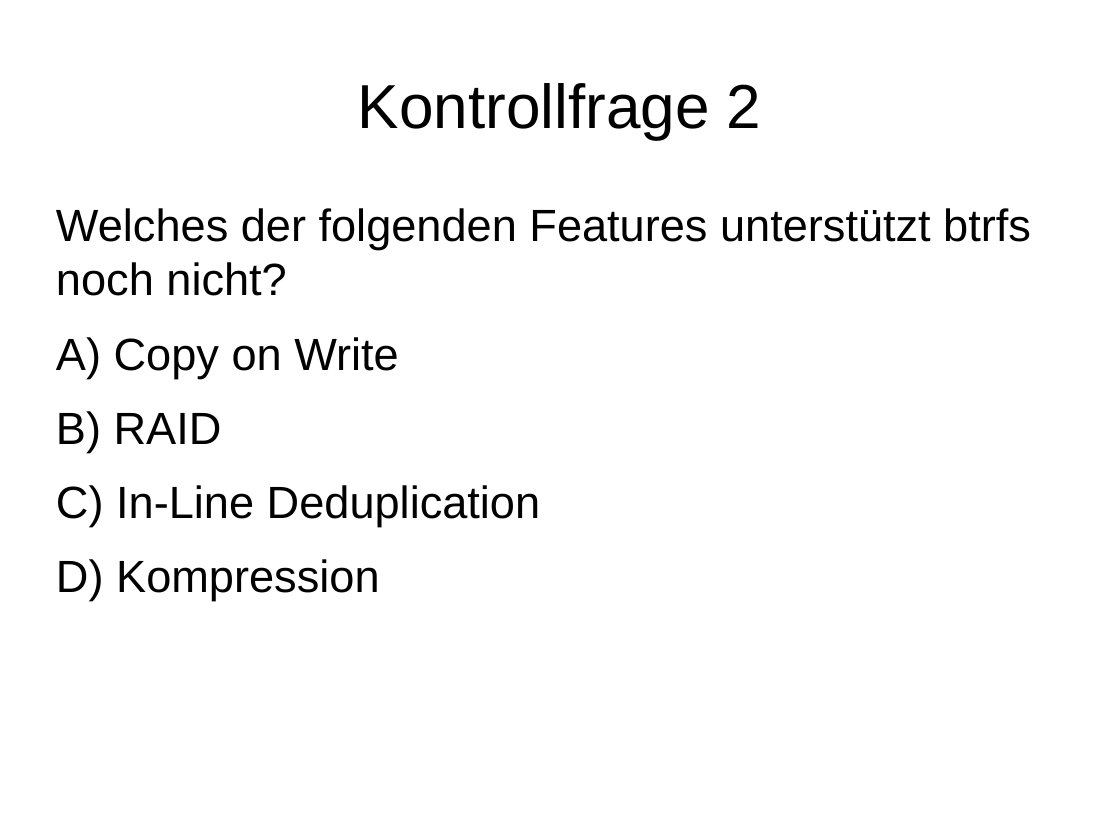
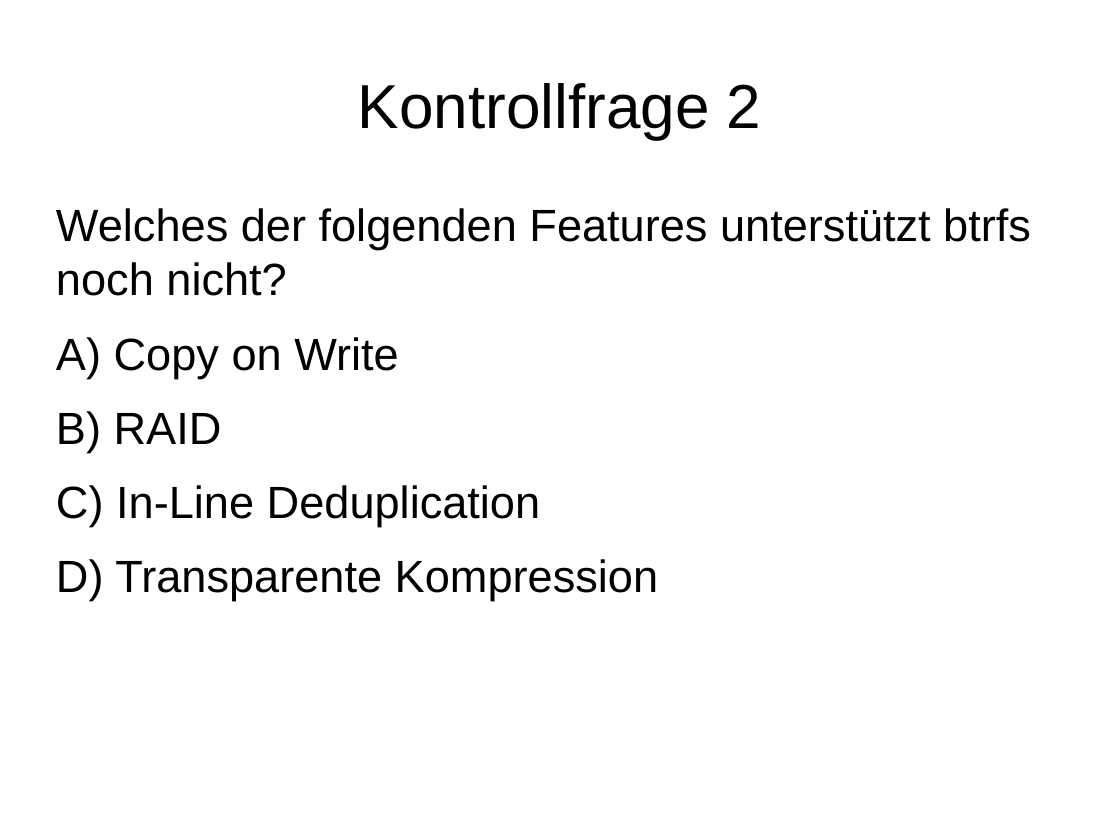
Before and after one commit to adfinis/adsy-trainings, a slide deck: slide 3 of SSA_SUSE-System-Administration/1003_btrfs/modul_btrfs_1003_04_check.odp. Drawn at 1120x840 pixels with LibreOffice and Linux fonts; fonts in the diff are those of the drawing. Boxes give left, top, right and bottom in pixels: in the first picture for what was removed or moved away, otherwise in the second. Text is boxed around its words. In the diff, an @@ line names an element or a change of style, - is before the commit and + after.

```diff
--- a/SSA_SUSE-System-Administration/1003_btrfs/modul_btrfs_1003_04_check.odp
+++ b/SSA_SUSE-System-Administration/1003_btrfs/modul_btrfs_1003_04_check.odp
@@ text at (x1=56, y1=559, x2=658, y2=601): text changed @@
-D) Kompression
+D) Transparente Kompression
```
Also in this commit, not shown: 2 other slides changed.
